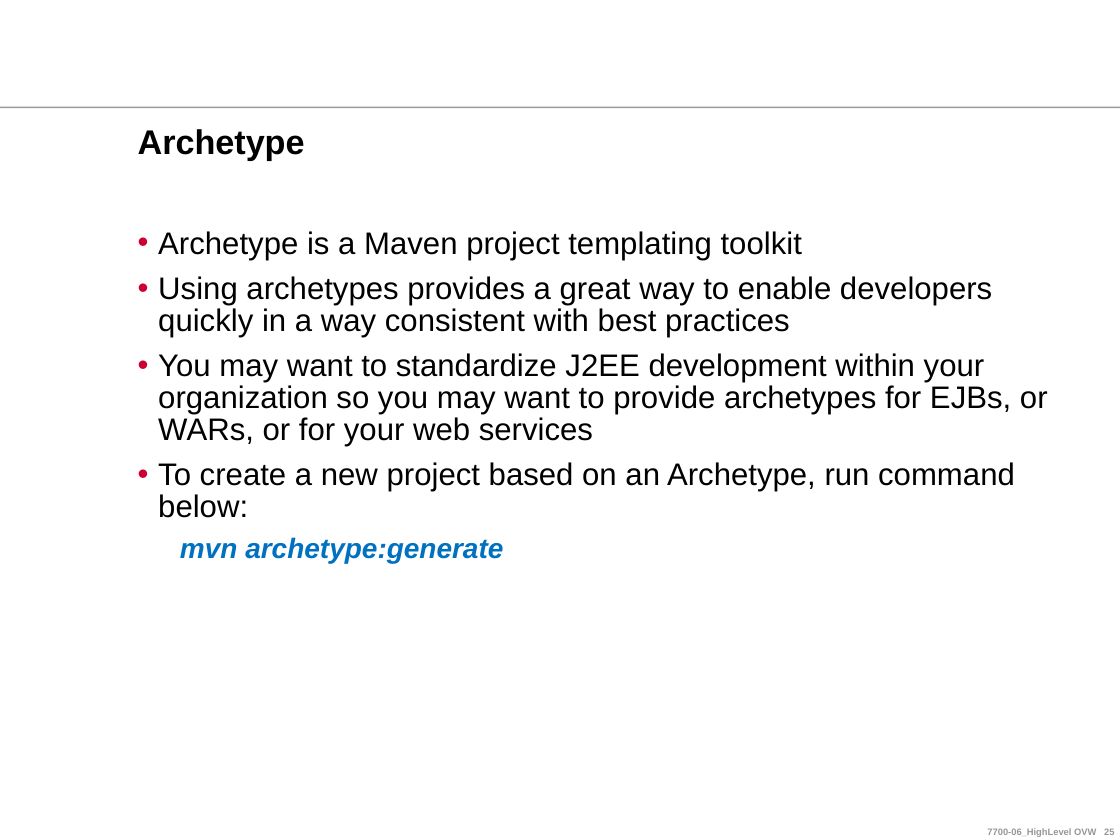
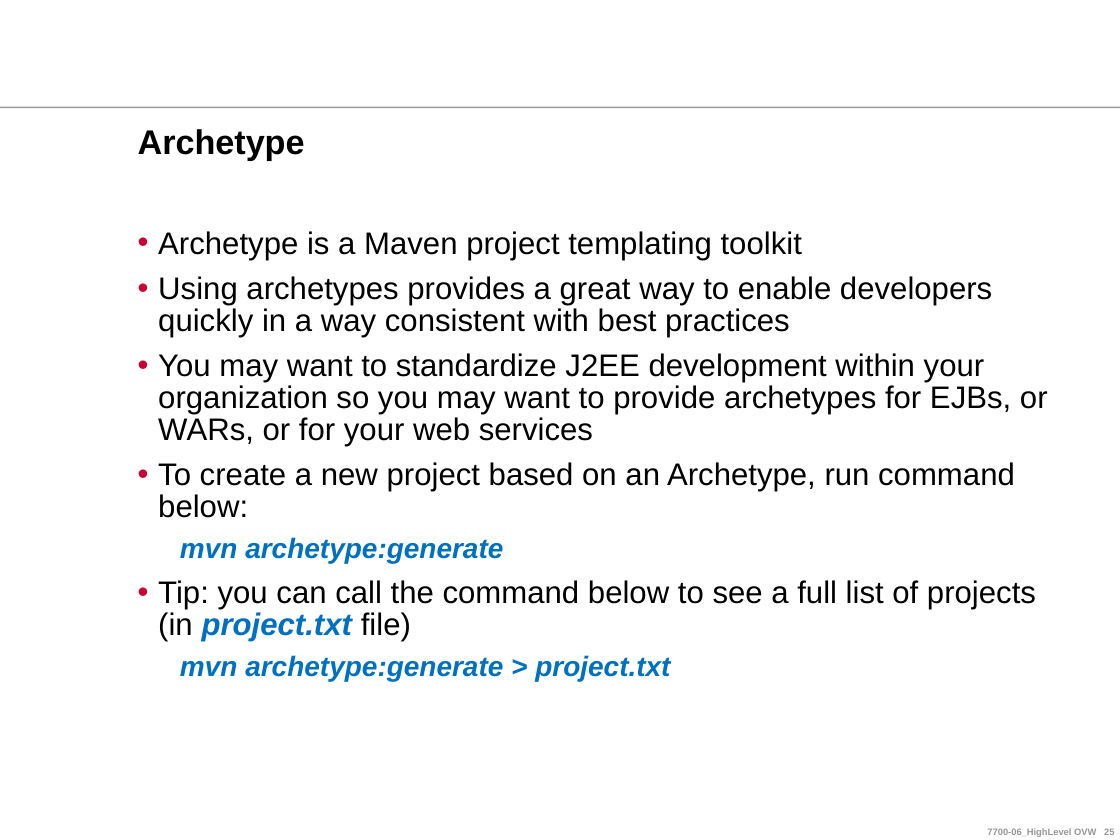
Before and after one commit to ndlongit/longnd-data, a slide deck: slide 25 of Document/Tutorial/Maven for Beginners.ppt. Drawn at 1120x840 pixels with LibreOffice and Linux fonts; fonts in the diff are those of the drawing; background and template pictures are left out. Boxes give left, top, right and bottom in pixels: in the first picture for what was removed or moved away, otherwise in the second. Text is boxed around its words. In the diff, an @@ line names an element or a change of style, - is before the commit and + after.

```diff
--- a/Document/Tutorial/Maven for Beginners.ppt
+++ b/Document/Tutorial/Maven for Beginners.ppt
@@ text at [158, 580, 1036, 682]: paragraphs added @@
+• Tip: you can call the command below to see a full list of projects (in project.txt file)
+  mvn archetype:generate > project.txt
```
